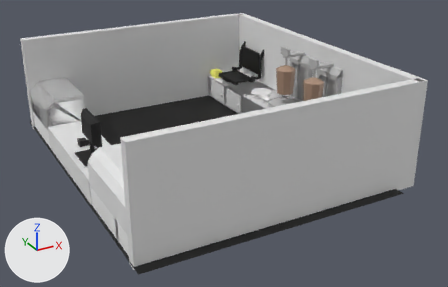
Two versions of the FBX model Assets/FBX/Blocking_local.fbx, one commit apart.
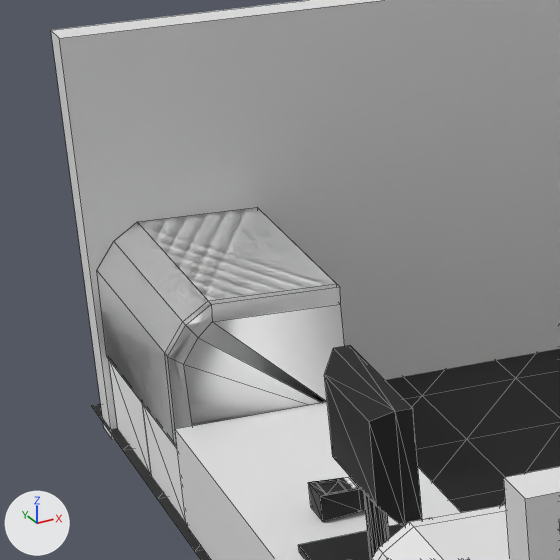
Old and new are each drawn whole from a 50 mm camera at (-14.9, -30.7, 14.2) aimed at (1.3, -1.2, -0.6) and again close up on the part from 2% to 30% of the width and 11% to 54% of the height. Arrows for +X, +Y and +Z are at lower left; the lights stay in place. The first two pictures are the older version. The close-ups show mesh edges as thin lines. Where no turn or scale is listed for an object, it has been applied to the vertices. Vertices at exactly the same position are counted once.

Names of what the first close-up shows: 'Bandeja__2_.001', 'Espejo', 'Espejo.001', 'Mesa', 'Pared.001', 'Pared.002', 'Suelo', 'datafono_1', 'pantalla.001' and 1 more.
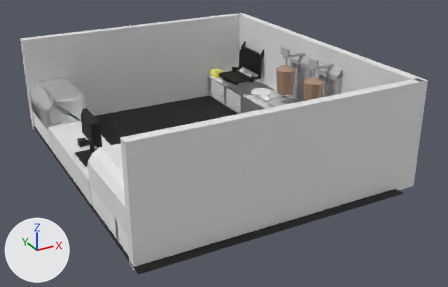
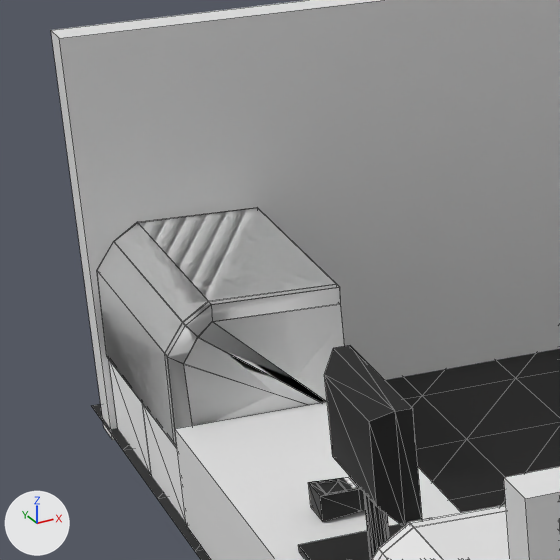
The change, as a list of edits to the scene's bpy script:
```text
Change me_cube_001:
    used by ob_espejo_001; location = (-7.35, 7.05, 0.7)
    remove me_cube_001.from_pydata(...)  # 32 vertices, 47 faces; spans x -0.12..2.29, y -2.01..2.01, z -1.02..0.95
    add me_cube_001.from_pydata(...)  # 70 vertices, 110 faces; spans x -0.12..2.29, y -2.03..2.01, z -1.02..0.95
    me_cube_001 part 1
    33 vertices are added at x -0.12..2.29, y -2.03..2.0, z -1.02..0.94
    5 new vertices lie (0.0, 4.0, 0.0) away from vertices in x -0.12..2.29, y -2.0, z -0.99..0.94
    63 new faces join them
```

Boxes (x1, y1, x2, y2) around the edits, measured in the close-ups (560 x 560 px):
part 1 of me_cube_001, added
    after: (213, 323, 344, 422)
